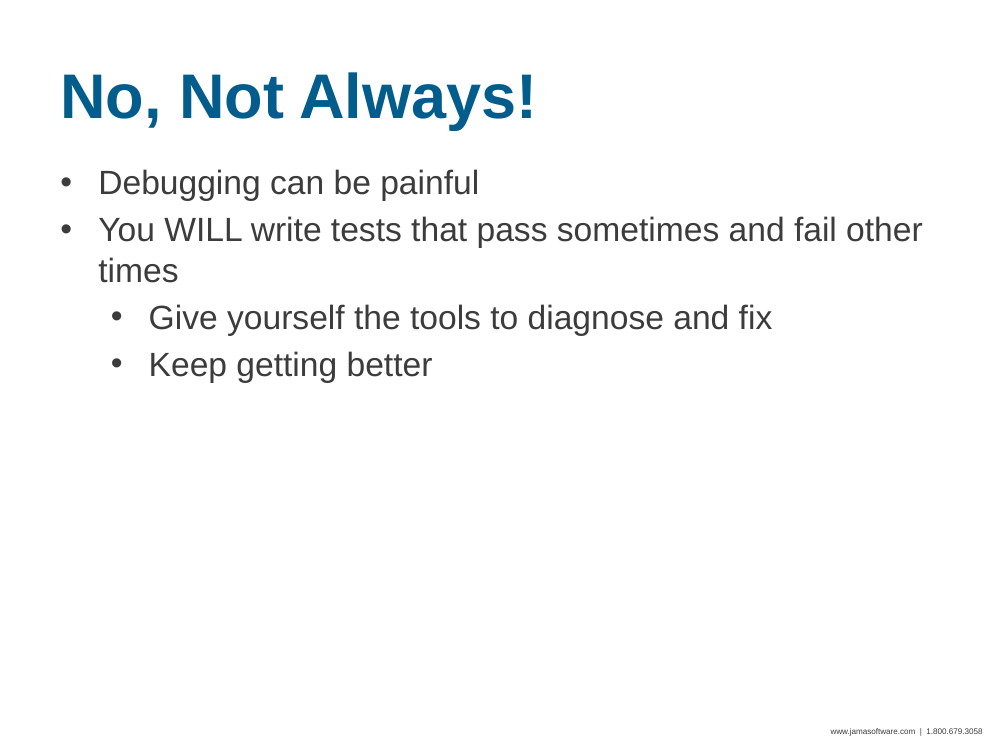
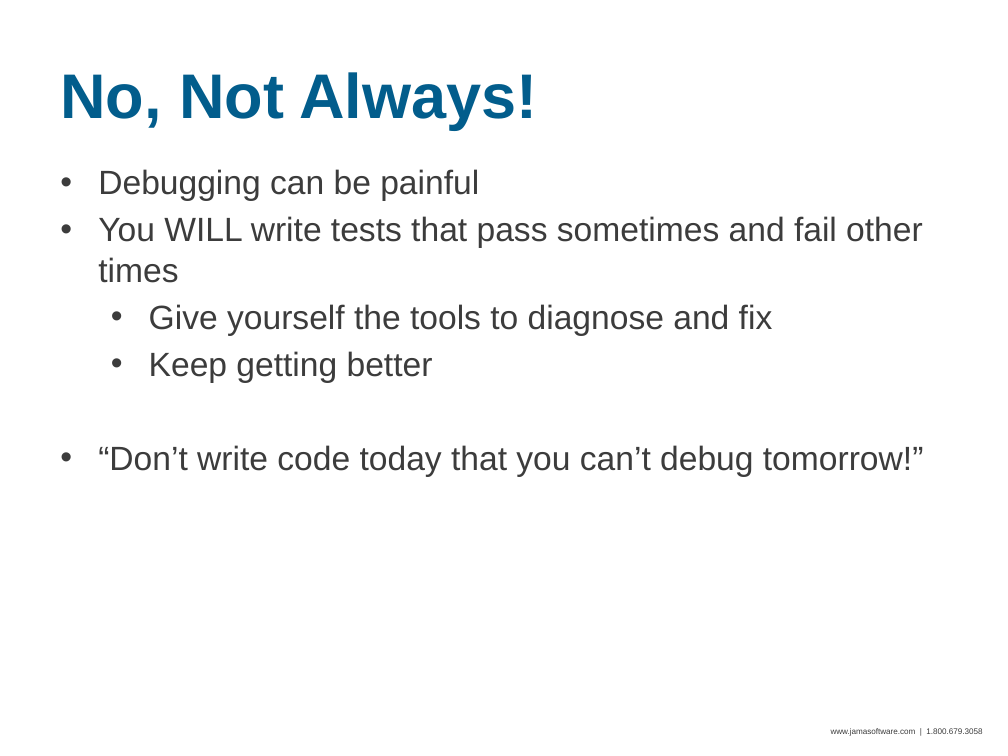
Before and after one commit to seanadkinson/webdriver-examples, a slide deck: slide 34 of slides.pptx (slide 33 before the commit). Drawn at 1008x756 pixels with LibreOffice and Linux fonts; fonts in the diff are those of the drawing; background and template pictures are left out. Boxes give left, top, right and bottom in pixels: in the first picture for what was removed or moved away, otherwise in the second. Text is boxed around its words. In the diff, an @@ line names an element or a change of style, - is before the commit and + after.

```diff
--- a/slides.pptx
+++ b/slides.pptx
@@ text at [98, 445, 924, 477]: paragraph added @@
+• “Don’t write code today that you can’t debug tomorrow!”
```
Also in this commit, not shown: 6 other slides changed, 3 slides added.
